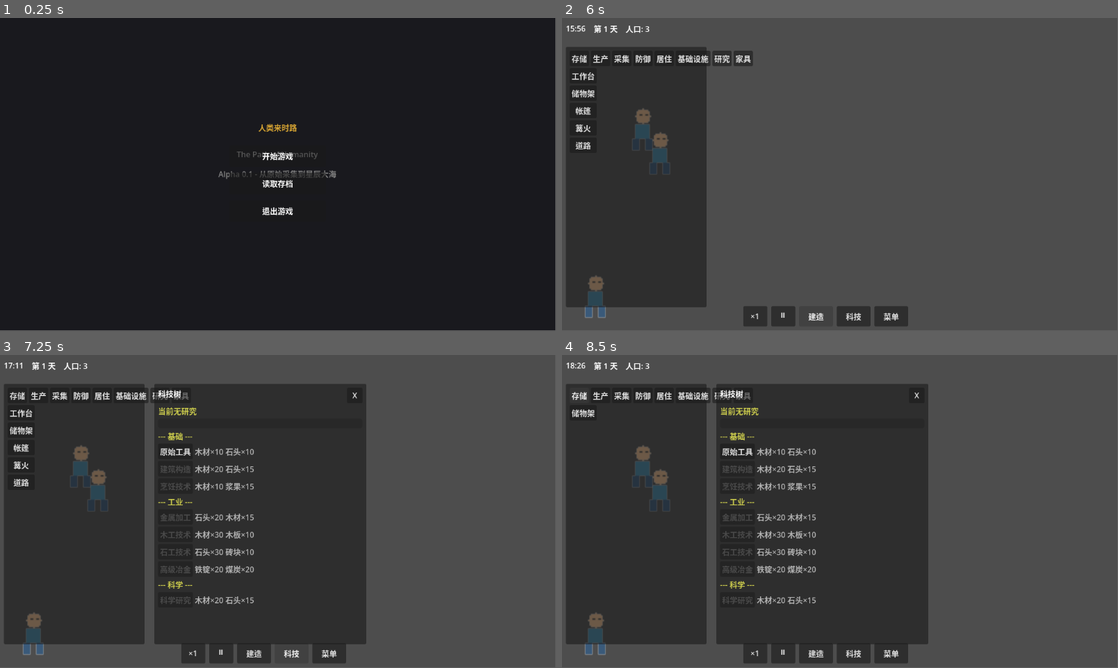
Above: before the commit, frames 1-4 (two rows, left to right).
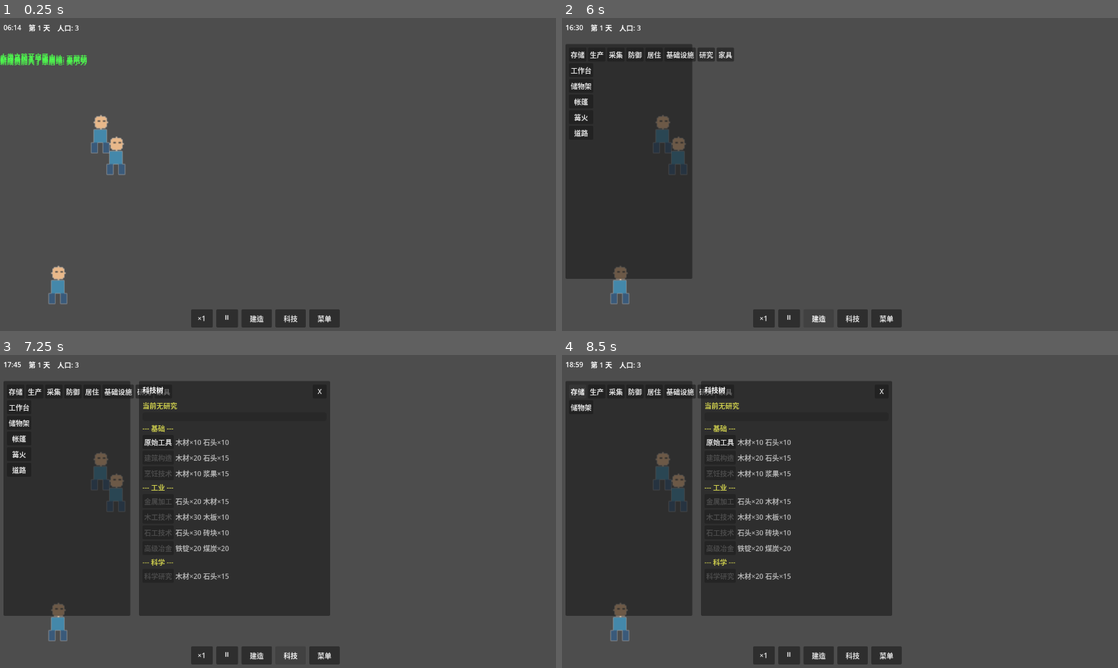
Above: after the commit, the same moments.

Repository: ZhanXuzhao/the-path-of-humanity
Game: Godot game, scene res://scenes/game.tscn
Two runs of this game, one before a commit and one after it. Both use one fixed random seed, a clock stepped at 60 frames per second and the inputs below. Before the commit the project starts from res://scenes/main_menu.tscn.
Inputs (mouse positions are in pixels of both pictures, inside the frame that each line leads up to):
- Up to frame 1 (0.25 s): no input
- Up to frame 2 (6 s): click (840, 155) at 0.5 s, where only the run before the commit has a clickable "开始游戏"; click "×1" at 1.25 s; click "×2" at 2 s; click "×3" at 2.75 s; click "×5" at 3.5 s; click "⏸" at 4.25 s; click "▶" at 5 s; click "建造" at 5.75 s
- Up to frame 3 (7.25 s): click "科技" at 6.5 s
- Up to frame 4 (8.5 s): click "菜单" at 7.25 s; click "存储" at 8 s
In our replay, the window is 799x449 before the commit and 800x450 after it. These sizes can differ from the game's own. Grey fills any space a smaller window leaves; there, only what the larger window draws over its background counts as a difference.

The runs differ from the first frame. In frame 1, 98% of the frame differs, in the area x 0-100%, y 0-100%; in frame 2, 7.3%; in frame 3, 19%; in frame 4, 18%.

Commit message:
feat: 默认全屏启动，跳过主菜单直接进入游戏
- 主场景改为 game.tscn，跳过 main_menu
- game.gd 自动调用 GameManager.start_game()
- 默认全屏 1280x720

Diff:
--- a/project.godot
+++ b/project.godot
@@ -14,7 +14,15 @@
 config/features=PackedStringArray("4.6", "Forward Plus")
 config/icon="res://icon.svg"
 config/description="从原始采集到星辰大海 - 一款文明演化模拟游戏"
-run/main_scene="res://scenes/main_menu.tscn"
+run/main_scene="res://scenes/game.tscn"
+
+[display]
+
+window/size/viewport_width=1280
+window/size/viewport_height=720
+window/size/mode=3
+window/size/always_on_top=false
+window/dpi/allow_hidpi=true
 
 [autoload]
 
--- a/scripts/core/game.gd
+++ b/scripts/core/game.gd
@@ -23,6 +23,10 @@
 var settlers = []
 
 func _ready():
+	# 启动游戏状态（支持跳过菜单直接加载）
+	if _gm.state != 1:  # GameState.PLAYING
+		_gm.start_game()
+
 	# 初始化世界
 	_generate_initial_area()
 
Not shown, added: scripts/core/texture_generator.gd.uid
Not shown, added: scripts/core/world_renderer.gd.uid
